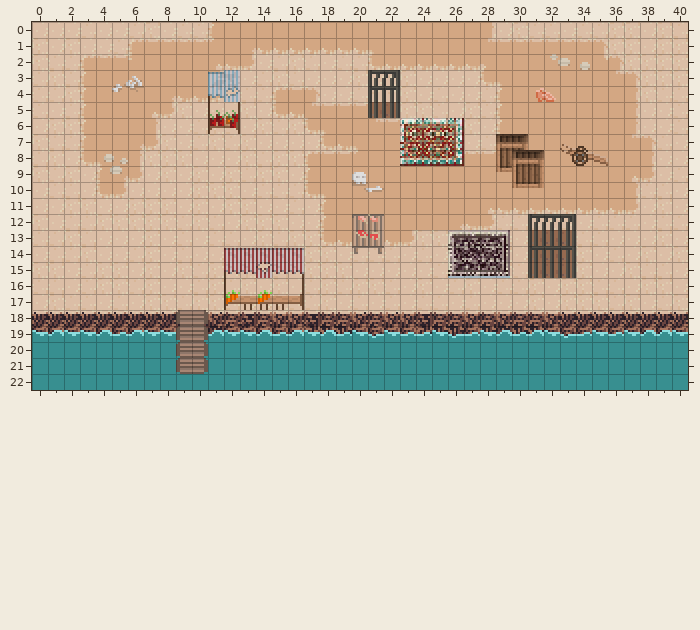
An edit to a level. Tiled map, maps/level1.tmx. This is how it looked before the edit.
Cells are 8x8 px. Shown: x 0..40, y 0..22.
New version:
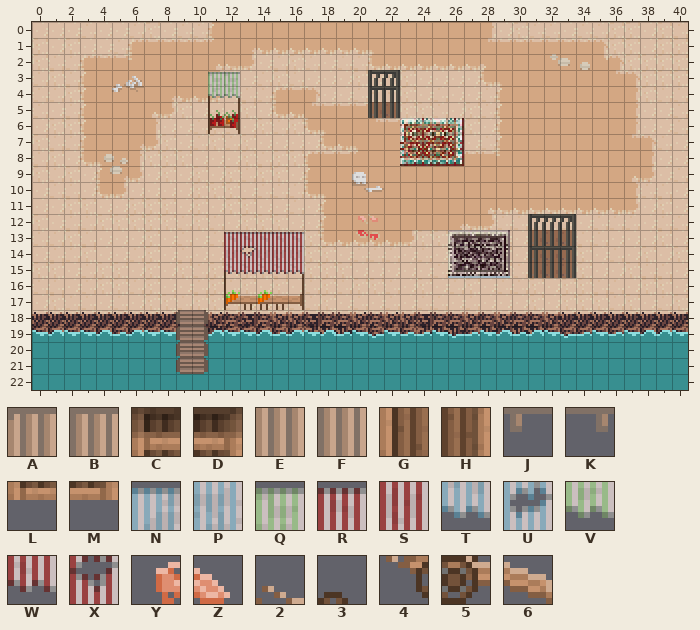
Key: from "Tileset": A 28, B 29, C 30, D 31, E 60, F 61, G 62, H 63, J 92, K 93, L 94, M 95, N 122, P 123, Q 124, R 126, S 127, T 154, U 155, V 156, W 158, X 159, Y 254, Z 255, 2 285, 3 286, 4 317, 5 318, 6 319.
_ is an empty cell.
What changed:
Layer "props":
y 4: x 31..32 YZ -> __
y 7: x 29..30 CD -> __; x 33..34 23 -> __
y 8: x 29..31 GCD -> ___; x 33..35 456 -> ___
y 9: x 29..31 LGH -> ___
y 10: x 30..31 LM -> __
y 12: x 20..21 AB -> __
y 13: x 20..21 EF -> __
y 14: x 20..21 JK -> __
Layer "props-detail3":
y 3: x 11..12 NP -> QQ
y 4: x 11..12 TU -> VV
y 13: x 12..16 _____ -> RRRRR
y 14: x 12..16 RRRRR -> SXSSS
y 15: x 14 X -> W
Boxes around the changes in both pictures, in picture pixels (x1, y1, x2, y2):
changed: (208, 70, 240, 102)
removed: (536, 88, 556, 102)
removed: (496, 134, 544, 188)
removed: (560, 144, 608, 166)
removed: (352, 214, 384, 254)
changed: (224, 232, 304, 278)
